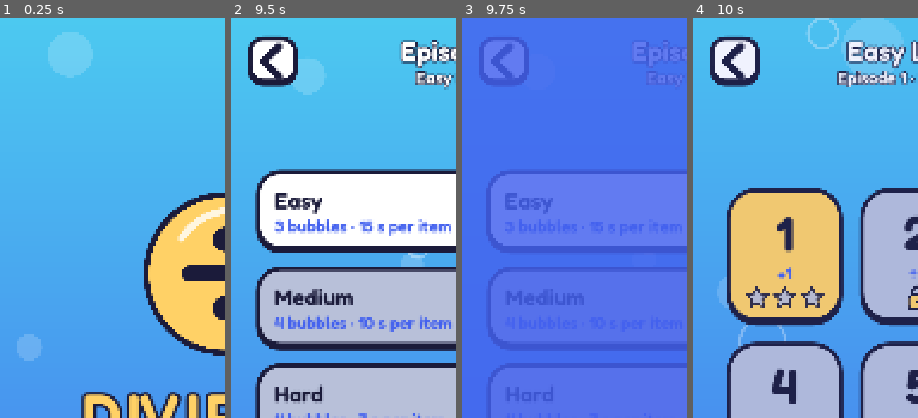
Above: before the commit, frames 1-4 (left to right).
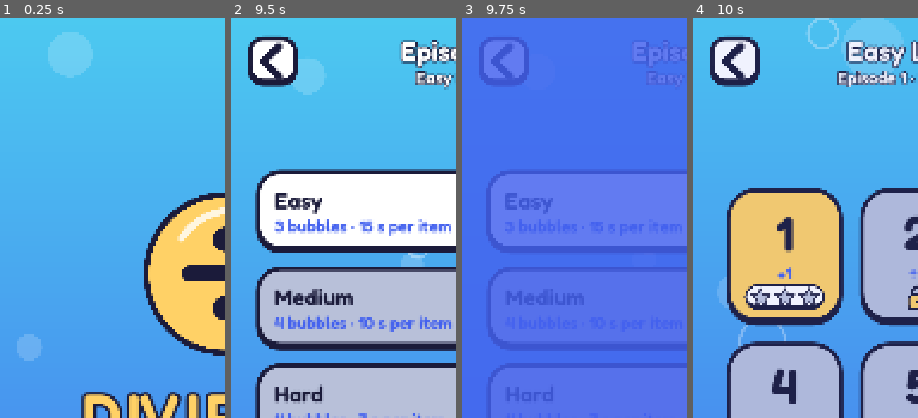
Above: after the commit, the same moments.

Repository: dainty334/DiviRush
Game: Godot game, scene res://scenes/screens/start_screen.tscn
The game is run twice, just before and just after one commit, with the same random seed, the same clock (stepped at 60 frames per second) and the same inputs.
Inputs (mouse positions are % of the whole screen's width and height, from its top left):
- Up to frame 1 (0.25 s): no input
- Up to frame 2 (9.5 s): tap Enter at 0.5 s; move the mouse to (72, 45) at 0.52 s; hold Shift 0.53-1.25 s; click (72, 45) at 0.67 s; click "Play" at 1.25 s; click (9, 5) at 2 s; click "Play" at 2.75 s; click (50, 22) at 3.52 s; click (9, 5) at 4.25 s; click (50, 34) at 5.02 s; click (50, 46) at 5.77 s; click (50, 58) at 6.52 s; click (9, 5) at 7.25 s; click "Play" at 8 s; click (50, 22) at 8.77 s
- Up to frame 3 (9.75 s): click (50, 24) at 9.52 s
- Up to frame 4 (10 s): no input
The pictures show only the part of the screen within x 0-50%, y 0-50%; the shares and areas given below are measured in that part.

Frames 1-3 are identical in both runs. In frame 4, 1.7% of the frame differs, in the area x 22-59%, y 66-73%.

Commit message:
Draw the missing-number box as a thick outline, fit 100 inside a bubble, and put the Level card Stars on a white pill so they stand out. Add a run-through test that plays every Level of every Episode and Difficulty.

Diff:
--- a/scripts/screens/level_select.gd
+++ b/scripts/screens/level_select.gd
@@ -32,7 +32,9 @@
 	stack.mouse_filter = Control.MOUSE_FILTER_IGNORE  # Taps go to the card.
 	stack.add_theme_constant_override("separation", 0)  # Tight stack.
 	stack.add_child(UiKit.label(str(number), 120, Palette.INK))  # Big Level number.
-	stack.add_child(UiKit.label(_facts_of(level), 40, Palette.BLUE))  # Which facts it practises.
+	var facts := MathText.new(40, Palette.BLUE)  # Which facts it practises; a ☐ is drawn as a box.
+	facts.set_text(_facts_of(level))  # For example "÷2", "Mix" or "☐ ÷".
+	stack.add_child(facts)  # Add it.
 	if is_open:  # Open ...
 		stack.add_child(_star_row(Save.progress.best(Game.episode, Game.difficulty, number).stars))  # ... best Stars.
 	else:  # Locked ...
@@ -57,15 +59,25 @@
 	return "Mix"  # Mixed review Level.
 
 
-# Makes a row of 3 Star icons: gold for earned, grey for not yet.
-func _star_row(earned: int) -> HBoxContainer:
+# Makes a row of 3 Star icons on a small white pill: gold for earned, grey for not yet.
+# The white pill makes the gold Stars stand out on the yellow card.
+func _star_row(earned: int) -> PanelContainer:
+	var pill := PanelContainer.new()  # The white pill behind the Stars.
+	var style := UiKit.box(Palette.WHITE, 40, 5)  # White, round, with a thin dark outline.
+	style.set_content_margin_all(4)  # Little space around the Stars.
+	style.content_margin_left = 10  # A bit more at the ends ...
+	style.content_margin_right = 10  # ... so the pill looks round.
+	pill.add_theme_stylebox_override("panel", style)  # Use this look.
+	pill.size_flags_horizontal = Control.SIZE_SHRINK_CENTER  # Only as wide as the Stars, centred.
+	pill.mouse_filter = Control.MOUSE_FILTER_IGNORE  # Taps go to the card.
 	var row := HBoxContainer.new()  # Stars side by side.
 	row.alignment = BoxContainer.ALIGNMENT_CENTER  # Centred.
 	row.mouse_filter = Control.MOUSE_FILTER_IGNORE  # Taps go to the card.
 	row.add_theme_constant_override("separation", 2)  # Close together.
 	for i in range(3):  # Three Stars ...
-		row.add_child(UiKit.icon(UiKit.Icon.STAR if i < earned else UiKit.Icon.STAR_EMPTY, 64))  # ... gold or grey.
-	return row  # Hand back the row.
+		row.add_child(UiKit.icon(UiKit.Icon.STAR if i < earned else UiKit.Icon.STAR_EMPTY, 56))  # ... gold or grey, a little smaller to fit the pill.
+	pill.add_child(row)  # Put the Stars on the pill.
+	return pill  # Hand back the pill.
 
 
 # Runs when a Level card is tapped.
--- a/scripts/screens/play_screen.gd
+++ b/scripts/screens/play_screen.gd
@@ -27,7 +27,7 @@
 var _seconds_label: Label  # "10 s".
 var _streak_badge: PanelContainer  # "×3 Streak!" badge.
 var _streak_label: Label  # Text inside the badge.
-var _question_label: Label  # Big "56 ÷ 8".
+var _question_label: MathText  # Big "56 ÷ 8", or "56 ÷ ☐" with a drawn box.
 var _answer_label: Label  # Small "= ?" (or "= 7" after an answer).
 var _card: PanelContainer  # The white item card.
 var _bubble_area: Control  # Where the bubbles sit.
@@ -131,7 +131,7 @@
 	var lines := VBoxContainer.new()  # Question above answer.
 	lines.alignment = BoxContainer.ALIGNMENT_CENTER  # Centred up and down.
 	lines.add_theme_constant_override("separation", -10)  # Lines close together.
-	_question_label = UiKit.label("", 170, Palette.INK)  # Big "56 ÷ 8".
+	_question_label = MathText.new(170, Palette.INK)  # Big "56 ÷ 8"; a ☐ is drawn as a thick box.
 	lines.add_child(_question_label)  # Add it.
 	_answer_label = UiKit.label("", 64, Palette.BLUE)  # Small "= ?".
 	lines.add_child(_answer_label)  # Add it.
@@ -157,7 +157,7 @@
 # Splits "56 ÷ 8 = ?" into the big part "56 ÷ 8" and the small part "= ?", and colours the small part.
 func _set_card_text(text: String, answer_colour: Color) -> void:
 	var parts := text.split(" = ")  # Two parts around the equals sign.
-	_question_label.text = parts[0]  # Big part.
+	_question_label.set_text(parts[0])  # Big part.
 	_answer_label.text = "= " + parts[1] if parts.size() > 1 else ""  # Small part.
 	_answer_label.label_settings.font_color = answer_colour  # Blue while asking; green or pink after.
 
--- a/scripts/ui/answer_bubble.gd
+++ b/scripts/ui/answer_bubble.gd
@@ -33,10 +33,20 @@
 	value = number  # Remember the number.
 	_frames = SpriteSheet.bubble(colour)  # Load this colour's frames.
 	_bob_phase = randf() * TAU  # Random bob start.
-	_label = UiKit.label(str(number), 140 if number < 10 else 120, Palette.INK)  # Big dark number, a little smaller for two digits.
+	_label = UiKit.label(str(number), font_size_for(number), Palette.INK)  # Big dark number, smaller when it has more digits.
 	_label.set_anchors_preset(Control.PRESET_FULL_RECT)  # Fill the bubble so the number is centred.
 	_label.position.y -= 6.0  # Nudge up a little, since the bubble's outline is thicker at the bottom.
 	add_child(_label)  # Show the number.
+
+
+# Returns the font size for a number, so one, two and three digits all fit inside the bubble.
+# Episode 4 bubbles can show numbers up to 100 (D-013).
+static func font_size_for(number: int) -> int:
+	if number < 10:  # One digit ...
+		return 140  # ... the biggest.
+	if number < 100:  # Two digits ...
+		return 120  # ... a little smaller.
+	return 96  # Three digits (only 100) ... smaller again, so it stays inside the round part.
 
 
 # Places the bubble. Called by the Play screen with the top-left corner.
--- /dev/null
+++ b/scripts/ui/math_text.gd
@@ -0,0 +1,48 @@
+# One line of a division sentence, such as "56 ÷ ☐" or "☐ ÷ 8", in the bold Fredoka font.
+# Each ☐ is drawn as a thick rounded box instead of a font sign, because Fredoka has no ☐ and
+# the stand-in font draws it thin (D-013). Used on the Play screen's item card and the Level cards.
+class_name MathText  # Lets screens write MathText.new(170, Palette.INK).
+extends HBoxContainer  # Puts the words and boxes side by side.
+
+const BOX_SIGN := "☐"  # The sign in the item text that marks the hidden number.
+
+var _size := 40  # Font size of the words, in pixels.
+var _colour := Palette.INK  # Colour of the words and the box outline.
+
+
+# Runs when the line is made: remembers the font size and colour, and centres the line.
+func _init(font_size: int = 40, colour: Color = Palette.INK) -> void:
+	_size = font_size  # How big the words are.
+	_colour = colour  # What colour they are.
+	alignment = BoxContainer.ALIGNMENT_CENTER  # Centred across.
+	mouse_filter = Control.MOUSE_FILTER_IGNORE  # Taps go through to what is behind.
+	add_theme_constant_override("separation", 0)  # Spaces come from the text itself.
+
+
+# Shows a new line of text, drawing a box for each ☐. Called for every new item or answer.
+func set_text(text: String) -> void:
+	for old in get_children():  # Each part of the old line ...
+		remove_child(old)  # ... is taken out at once, so it is not counted again,
+		old.queue_free()  # ... and freed at the end of the frame.
+	var parts := text.split(BOX_SIGN)  # The words between the boxes.
+	for i in range(parts.size()):  # Each piece of words ...
+		if not parts[i].is_empty():  # ... that has letters ...
+			add_child(UiKit.label(parts[i], _size, _colour))  # ... is a label.
+		if i < parts.size() - 1:  # A ☐ came after this piece ...
+			add_child(_make_box())  # ... so draw the box there.
+
+
+# Makes the drawn box: an empty rounded square with a thick outline, sized to the font.
+func _make_box() -> Panel:
+	var box := Panel.new()  # A plain node that shows one style box.
+	var style := StyleBoxFlat.new()  # The look of the box.
+	style.bg_color = Color(0, 0, 0, 0)  # Empty inside, so it reads as "a number goes here".
+	style.border_color = _colour  # Outline in the text colour.
+	style.set_border_width_all(maxi(3, roundi(_size * 0.07)))  # Thick like the font's strokes: about 12 px on the card.
+	style.set_corner_radius_all(roundi(_size * 0.1))  # Softly rounded, like the rest of the art.
+	style.anti_aliasing = true  # Smooth corners.
+	box.add_theme_stylebox_override("panel", style)  # Use this look.
+	box.custom_minimum_size = Vector2(_size * 0.62, _size * 0.7)  # About as wide as a digit and as tall as a capital.
+	box.size_flags_vertical = Control.SIZE_SHRINK_CENTER  # Sit in the middle of the line, level with the digits.
+	box.mouse_filter = Control.MOUSE_FILTER_IGNORE  # Taps go through.
+	return box  # Hand it back.
--- /dev/null
+++ b/tests/unit/test_card_text.gd
@@ -0,0 +1,65 @@
+# Tests for the polish of the card text and the bubbles: the drawn ☐ box in MathText,
+# and numbers up to 100 fitting inside an answer bubble.
+extends GutTest  # GUT gives this script its assert_* checks.
+
+
+# Counts the drawn boxes (Panels) in a MathText.
+func _boxes(text: MathText) -> int:
+	var count := 0  # None yet.
+	for child in text.get_children():  # Each part of the line ...
+		if child is Panel:  # ... that is a drawn box ...
+			count += 1  # ... is counted.
+	return count  # Hand back the count.
+
+
+# Joins the words of a MathText's labels, with "[]" for each box, so a test can read the line.
+func _read(text: MathText) -> String:
+	var line := ""  # Nothing yet.
+	for child in text.get_children():  # Each part, left to right.
+		if child is Label:  # A word part ...
+			line += (child as Label).text  # ... adds its text.
+		elif child is Panel:  # A box ...
+			line += "[]"  # ... shows as [].
+	return line  # Hand back the line.
+
+
+# Text with no ☐ is one plain label and no box.
+func test_plain_text_has_no_box() -> void:
+	var text := MathText.new(170, Palette.INK)  # A big dark line.
+	add_child_autofree(text)  # In the tree, freed after the test.
+	text.set_text("56 ÷ 8")  # A missing-quotient question.
+	assert_eq(_boxes(text), 0)  # No box.
+	assert_eq(_read(text), "56 ÷ 8")  # The same words.
+
+
+# Each ☐ becomes a drawn box in its place: "56 ÷ ☐" and "☐ ÷ 8".
+func test_box_replaces_the_square_sign() -> void:
+	var text := MathText.new(170, Palette.INK)  # A big dark line.
+	add_child_autofree(text)  # In the tree, freed after the test.
+	text.set_text("56 ÷ ☐")  # Missing divisor.
+	assert_eq(_boxes(text), 1)  # One box.
+	assert_eq(_read(text).strip_edges(), "56 ÷ []")  # The box comes last.
+	text.set_text("☐ ÷ 8")  # Missing dividend: the old parts are replaced.
+	assert_eq(_boxes(text), 1)  # Still one box.
+	assert_eq(_read(text).strip_edges(), "[] ÷ 8")  # The box comes first.
+
+
+# The box grows with the font, so the big card and the small Level card both look right.
+func test_box_size_follows_the_font() -> void:
+	var big := MathText.new(170, Palette.INK)  # The item card size.
+	var small := MathText.new(40, Palette.BLUE)  # The Level card size.
+	add_child_autofree(big)  # In the tree, freed after the test.
+	add_child_autofree(small)  # In the tree, freed after the test.
+	big.set_text("☐")  # Only a box.
+	small.set_text("☐")  # Only a box.
+	var big_box: Panel = big.get_child(0)  # The big box.
+	var small_box: Panel = small.get_child(0)  # The small box.
+	assert_gt(big_box.custom_minimum_size.y, small_box.custom_minimum_size.y * 3.0)  # About 4 times as tall.
+
+
+# Numbers 1 to 100 fit inside a bubble with room to spare, so "100" is not cut off or crowded.
+func test_numbers_up_to_100_fit_in_a_bubble() -> void:
+	for number: int in [7, 56, 100]:  # One, two and three digits.
+		var size := AnswerBubble.font_size_for(number)  # The font size the bubble uses.
+		var width := UiKit.font().get_string_size(str(number), HORIZONTAL_ALIGNMENT_LEFT, -1, size).x  # How wide it draws.
+		assert_lt(width, AnswerBubble.SIZE * 0.62, "%d is %.0f px wide" % [number, width])  # Inside the round part of the bubble.
--- /dev/null
+++ b/tests/unit/test_run_through.gd
@@ -0,0 +1,55 @@
+# Plays every Level of every Episode on every Difficulty with the real item banks, as an automatic
+# run-through: every item offers the right bubbles, a perfect play passes, and passing opens the next Level.
+extends GutTest  # GUT gives this script its assert_* checks.
+
+const KINDS := [Difficulty.Kind.EASY, Difficulty.Kind.MEDIUM, Difficulty.Kind.HARD]  # The three Difficulties in unlock order.
+
+
+# Makes a random number maker with a fixed seed, so the run-through is the same every time.
+func _rng(seed_value: int) -> RandomNumberGenerator:
+	var rng := RandomNumberGenerator.new()  # A new random number maker.
+	rng.seed = seed_value  # Fix its seed.
+	return rng  # Hand it back.
+
+
+# Every item of every Level shows as many different bubbles as its Difficulty needs, one of them the answer.
+func test_every_item_offers_the_right_bubbles() -> void:
+	for episode_number in range(1, Progress.EPISODE_COUNT + 1):  # Episodes 1 to 4.
+		var episode: EpisodeData = Game.episode_data(episode_number)  # Its item bank.
+		for kind: int in KINDS:  # Each Difficulty.
+			for level: LevelData in episode.levels:  # Each Level.
+				var run := LevelRun.new(level.items, kind, _rng(level.number))  # A play of this Level.
+				var where := "E%d %s L%d" % [episode_number, Difficulty.name_of(kind), level.number]  # Names the case.
+				while not run.is_finished():  # Each item in turn.
+					var choices := run.choices()  # The bubble numbers.
+					var answer := run.current_item().correct_answer()  # The right number.
+					assert_eq(choices.size(), Difficulty.bubble_count(kind), where)  # 3 bubbles on Easy, 4 on Medium and Hard.
+					assert_has(choices, answer, where)  # The answer is one of them.
+					var unique := {}  # Each number once.
+					for value in choices:  # Each bubble ...
+						unique[value] = true  # ... adds its number.
+					assert_eq(unique.size(), choices.size(), "%s: a number repeats in %s" % [where, str(choices)])  # No two bubbles alike.
+					run.submit_answer(answer, 1.0)  # Tap the answer and go on.
+
+
+# A perfect play of any Level earns 3 Stars and passes.
+func test_perfect_play_passes_every_level() -> void:
+	for episode_number in range(1, Progress.EPISODE_COUNT + 1):  # Episodes 1 to 4.
+		for kind: int in KINDS:  # Each Difficulty.
+			for level: LevelData in Game.episode_data(episode_number).levels:  # Each Level.
+				var run := LevelRun.new(level.items, kind, _rng(1))  # A play of this Level.
+				while not run.is_finished():  # Each item ...
+					run.submit_answer(run.current_item().correct_answer(), 2.0)  # ... answered right.
+				assert_eq(run.stars(), 3, "E%d %s L%d" % [episode_number, Difficulty.name_of(kind), level.number])  # 10 of 10 = 3 Stars.
+				assert_true(run.passed())  # Passed.
+
+
+# Passing every Level in order opens every Level of every Episode and Difficulty, one by one (D-008).
+func test_passing_in_order_opens_everything() -> void:
+	var progress := Progress.new()  # A fresh learner: only Episode 1 Easy Level 1 is open.
+	for episode_number in range(1, Progress.EPISODE_COUNT + 1):  # Episodes 1 to 4.
+		for kind: int in KINDS:  # Easy, then Medium, then Hard.
+			for level in range(1, Progress.LEVEL_COUNT + 1):  # Levels 1 to 5.
+				var where := "E%d %s L%d" % [episode_number, Difficulty.name_of(kind), level]  # Names the case.
+				assert_true(progress.is_level_open(episode_number, kind, level), where)  # Open by now.
+				progress.record(episode_number, kind, level, 3, 200, 50.0)  # Pass it.
Not shown, added: scripts/ui/math_text.gd.uid
Not shown, added: tests/unit/test_card_text.gd.uid
Not shown, added: tests/unit/test_run_through.gd.uid
